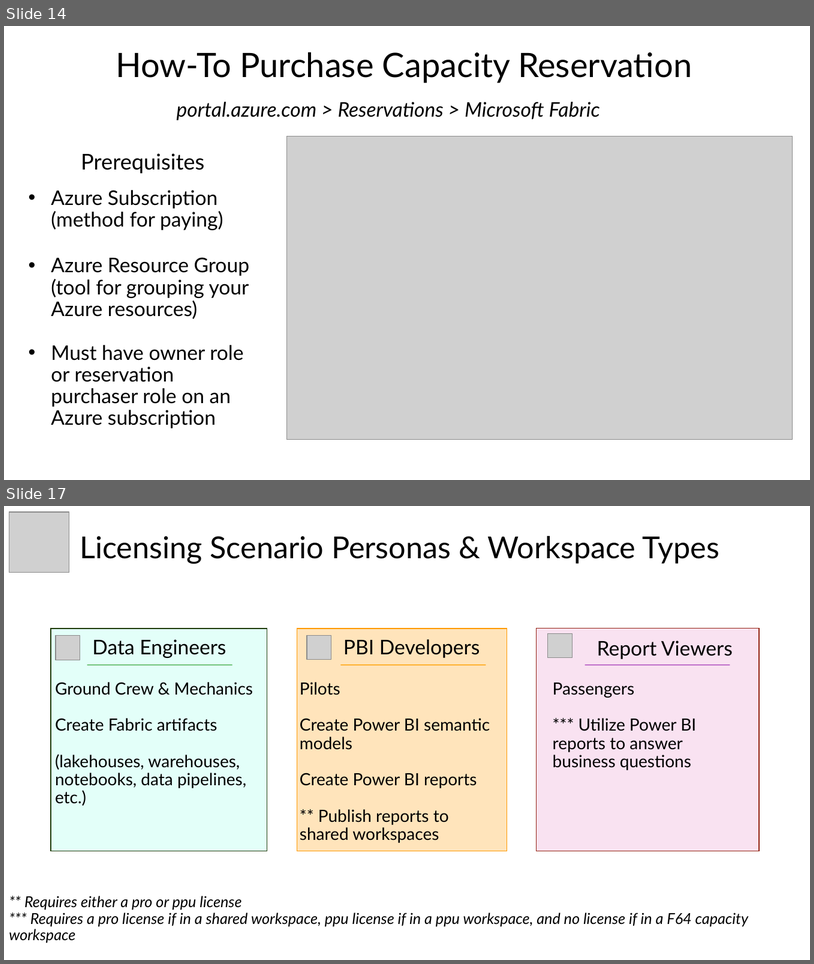
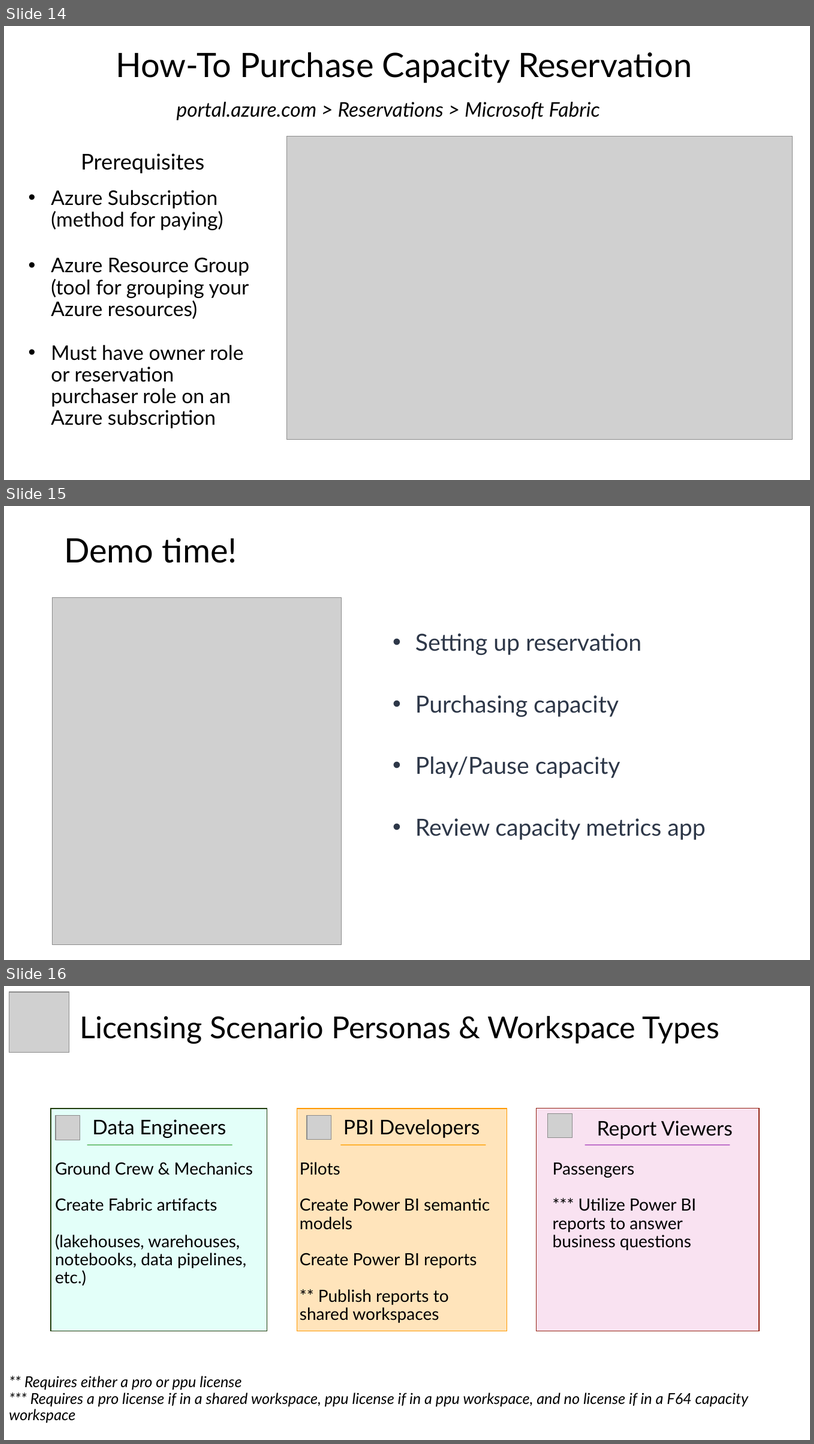
Before and after one commit to Anytsirk12/DataOnWheels, a slide deck: 2026 Presentations/08.27.2026 TechCon DataCon PowerCon Seattle Fabric Licensing/Decoding Fabric Licensing TechCon Seattle 2026.pptx. Shown one above the other, each under a label of ours: slides 14 and 17 before the commit, slides 14, 15 and 16 after it; the slides between them are not shown. The pictures are 814x964 and 814x1444 pixels, drawn with LibreOffice and Linux fonts; fonts in the diff are those of the drawing; grey boxes stand for pictures; background and template pictures are left out. Boxes give left, top, right and bottom in pixels: in the first picture for what was removed or moved away, otherwise in the second. Text is boxed around its words. In the diff, an @@ line names an element or a change of style, - is before the commit and + after.

```diff
--- a/2026 Presentations/08.27.2026 TechCon DataCon PowerCon Seattle Fabric Licensing/Decoding Fabric Licensing TechCon Seattle 2026.pptx
+++ b/2026 Presentations/08.27.2026 TechCon DataCon PowerCon Seattle Fabric Licensing/Decoding Fabric Licensing TechCon Seattle 2026.pptx
@@ slide 15 added at <box>4,506,810,960</box>, background #FFFFFF @@
@@ text added at <box>64,538,237,563</box>, 40 pt, text #000000 @@
+Demo time!
@@ picture added at <box>53,598,342,945</box> @@
@@ text added at <box>416,633,705,840</box>, 28 pt, text #2D3748 @@
+• Setting up reservation
+• Purchasing capacity
+• Play/Pause capacity
+• Review capacity metrics app
@@ what was slide 17 is now slide 16 @@
```
Also in this commit, not shown: 1 slide changed, 2 slides removed.
